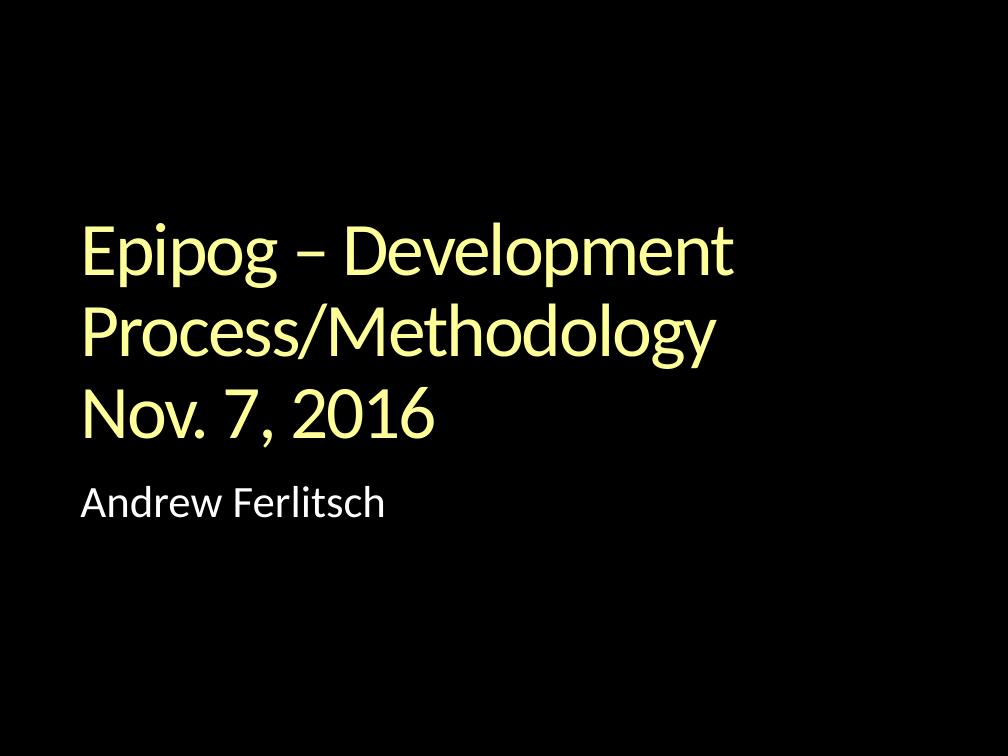
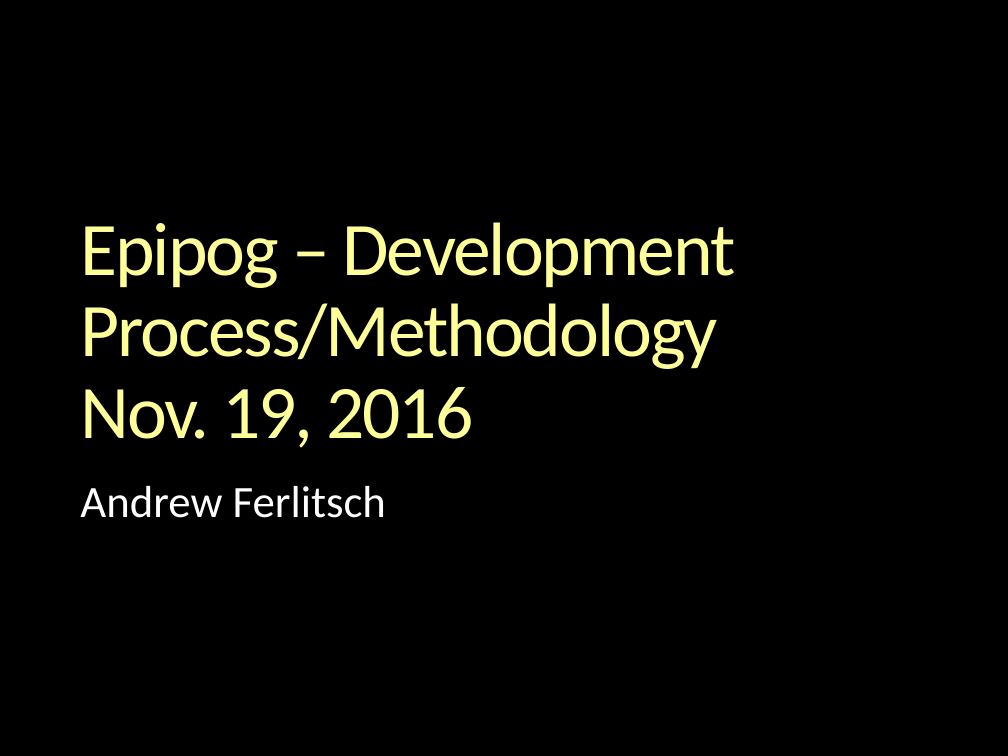
Before and after one commit to andrewferlitsch/epipog-nosql, a slide deck: slide 1 of sprints/Methodology.pptx. Drawn at 1008x756 pixels with LibreOffice and Linux fonts; fonts in the diff are those of the drawing; background and template pictures are left out. Boxes give left, top, right and bottom in pixels: in the first picture for what was removed or moved away, otherwise in the second. Text is boxed around its words. In the diff, an @@ line names an element or a change of style, - is before the commit and + after.

Commit message:
update process methodology

```diff
--- a/sprints/Methodology.pptx
+++ b/sprints/Methodology.pptx
@@ title at (x1=80, y1=222, x2=736, y2=448): text changed @@
-Epipog – Development Process/Methodology
-Nov. 7, 2016
+Epipog – Development Process/Methodology
+Nov. 19, 2016
```
Also in this commit, not shown: 6 other slides changed, 1 slide added, 2 slides removed, 1 other file.
